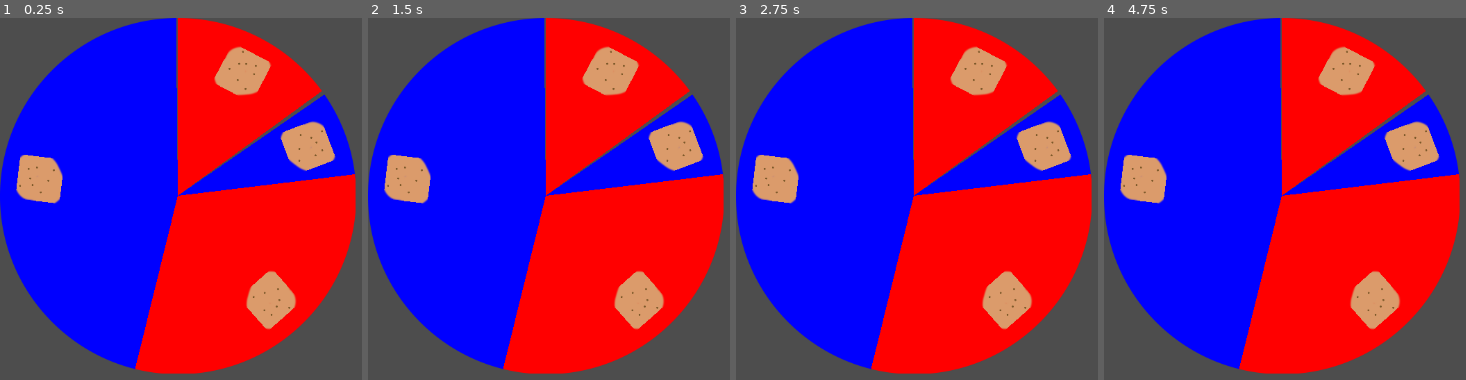
Above: before the commit, frames 1-4 (left to right).
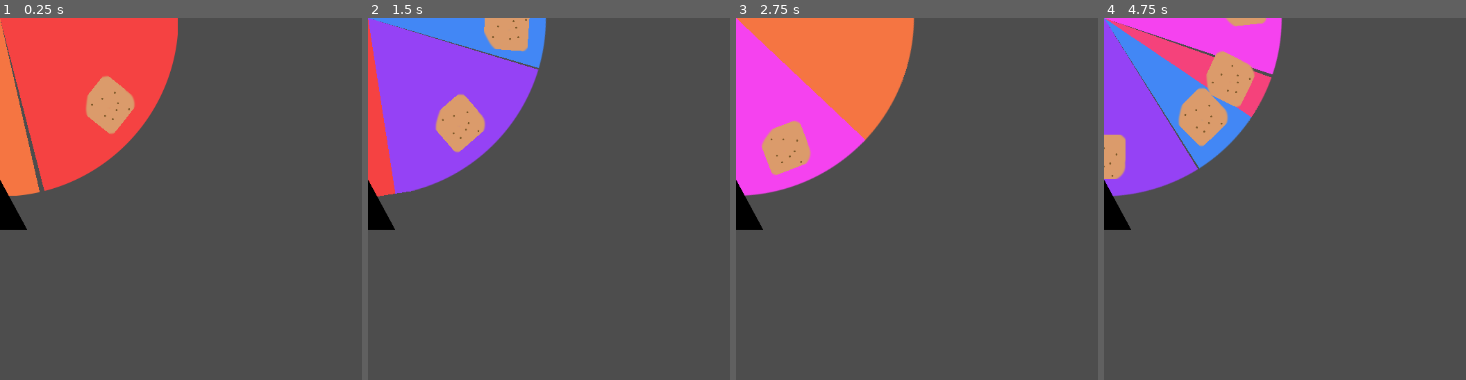
Above: after the commit, the same moments.

Repository: hypercube143/risk-it-for-the-biscuit
Game: Godot game, scene res://scenes/roulettewheel.tscn
The game is run twice, just before and just after one commit, with the same random seed, the same clock (stepped at 60 frames per second) and the same inputs. This scene is started directly instead of the project's main scene.
Inputs (mouse positions are in pixels of both pictures, inside the frame that each line leads up to):
- Up to frame 1 (0.25 s): no input
- Up to frame 2 (1.5 s): tap Enter at 0.5 s; move the mouse to (outside the picture) at 0.52 s; hold Up (ui_up) 0.53-1.28 s; tap Space at 1.25 s; move the mouse to (606, 264) at 1.27 s; hold Down (ui_down) from 1.28 s (still down)
- Up to frame 3 (2.75 s): move the mouse to (outside the picture) at 2.02 s; release Down (ui_down) at 2.03 s; hold Up (ui_up) from 2.03 s (still down)
- Up to frame 4 (4.75 s): move the mouse to (1462, 332) at 2.77 s; move the mouse to (outside the picture) at 3.52 s; release Up (ui_up) at 3.53 s; hold Down (ui_down) from 3.53 s (still down); move the mouse to (1263, 177) at 4.27 s

The runs differ from the first frame. In frame 1, 81% of the frame differs, in the area x 0-99%, y 0-99%; in frame 2, 81%; in frame 3, 81%; in frame 4, 81%.

Commit message:
cursor and custom colours added to roulette wheel

Diff:
--- a/scenes/roulettewheel.tscn
+++ b/scenes/roulettewheel.tscn
@@ -1,17 +1,20 @@
-[gd_scene load_steps=2 format=3 uid="uid://ct6343pkn5keu"]
+[gd_scene load_steps=3 format=3 uid="uid://ct6343pkn5keu"]
 
 [ext_resource type="Script" uid="uid://pchvwqv43uqa" path="res://scripts/roulettewheel.gd" id="1_mgffo"]
+[ext_resource type="Texture2D" uid="uid://bwdmqunn7rksx" path="res://assets/art/cookie sprites/cursor.png" id="2_mgffo"]
 
 [node name="roulettewheel" type="Control"]
 layout_mode = 3
-anchors_preset = 15
-anchor_right = 1.0
-anchor_bottom = 1.0
-offset_right = -640.0
-offset_bottom = -136.0
-grow_horizontal = 2
-grow_vertical = 2
+offset_right = 512.0
+offset_bottom = 512.0
+pivot_offset = Vector2(256, 256)
 script = ExtResource("1_mgffo")
 
-[node name="center" type="Node2D" parent="."]
-position = Vector2(256, 256)
+[node name="spinnystuff" type="Node2D" parent="."]
+
+[node name="center" type="Node2D" parent="spinnystuff"]
+
+[node name="cursor" type="Sprite2D" parent="."]
+position = Vector2(-1, 269)
+scale = Vector2(0.173828, 0.173828)
+texture = ExtResource("2_mgffo")
--- a/scripts/cookiedat.json
+++ b/scripts/cookiedat.json
@@ -1,9 +1,9 @@
 {
-	"1": {"name": "good cookie", "desc": "does good things", "icon": "res://assets/art/cookie sprites/cookietextureplaceholder.png"},
-	"2": {"name": "bad cookie", "desc": "does bad things, bad to the bone", "icon": "res://assets/art/cookie sprites/cookietextureplaceholder.png"},
-	"3": {"name": "bad cookie", "desc": "does bad things, bad to the bone", "icon": "res://assets/art/cookie sprites/cookietextureplaceholder.png"},
-	"4": {"name": "bad cookie", "desc": "does bad things, bad to the bone", "icon": "res://assets/art/cookie sprites/cookietextureplaceholder.png"},
-	"5": {"name": "bad cookie", "desc": "does bad things, bad to the bone", "icon": "res://assets/art/cookie sprites/cookietextureplaceholder.png"},
-	"6": {"name": "bad cookie", "desc": "does bad things, bad to the bone", "icon": "res://assets/art/cookie sprites/cookietextureplaceholder.png"},
+	"1": {"name": "good cookie", "desc": "does good things", "icon": "res://assets/art/cookie sprites/cookietextureplaceholder.png", "wheel_colour": "#4287f5"},
+	"2": {"name": "bad cookie", "desc": "does bad things, bad to the bone", "icon": "res://assets/art/cookie sprites/cookietextureplaceholder.png", "wheel_colour": "#9542f5"},
+	"3": {"name": "bad cookie", "desc": "does bad things, bad to the bone", "icon": "res://assets/art/cookie sprites/cookietextureplaceholder.png", "wheel_colour": "#f542ef"},
+	"4": {"name": "bad cookie", "desc": "does bad things, bad to the bone", "icon": "res://assets/art/cookie sprites/cookietextureplaceholder.png", "wheel_colour": "#f5427b"},
+	"5": {"name": "bad cookie", "desc": "does bad things, bad to the bone", "icon": "res://assets/art/cookie sprites/cookietextureplaceholder.png", "wheel_colour": "#f54242"},
+	"6": {"name": "bad cookie", "desc": "does bad things, bad to the bone", "icon": "res://assets/art/cookie sprites/cookietextureplaceholder.png", "wheel_colour": "#f57542"},
 	"": {"name": "", "desc": "", "icon": ""}
 }
--- a/scripts/global.gd
+++ b/scripts/global.gd
@@ -5,7 +5,7 @@
 
 var cookie_balance = 100
 
-var cookie_inventory = {"1": 2, "2": 1, "3": 4, "5": 6}
+var cookie_inventory = {"1": 2, "2": 5, "5": 6, "6": 10, "3": 4, "4": 1}
 
 func _ready() -> void:
 	# load cookie and shop dat
--- a/scripts/roulettewheel.gd
+++ b/scripts/roulettewheel.gd
@@ -1,7 +1,9 @@
 extends Control
 
 @onready var wheelmaptexture = preload("res://assets/art/roulettewheelmap.png")
-@onready var center = $center # for rotating the cookie sprites around when generating wheel
+@onready var spinnystuff = $spinnystuff
+@onready var center = $spinnystuff/center # for rotating the cookie sprites around when generating wheel
+@onready var cursor = $cursor
 
 var icon_scale = 0.25
 var icon_radius = 200
@@ -12,10 +14,15 @@
 
 func update_wheel():
 
+	cursor.z_index = 2
+
 	# cull any existing children >:D
-	var children = self.get_children()
+	var children = spinnystuff.get_children()
 	for child in children:
 		if child.name.begins_with("progbar_"):
+			child.queue_free()
+	for child in center.get_children():
+		if child.name.begins_with("prog_icon_"):
 			child.queue_free()
 
 	# iterate through inventory to render ratios of each cookie count via radial progress bars
@@ -33,11 +40,13 @@
 		var progbar = TextureProgressBar.new()
 		progbar.fill_mode = TextureProgressBar.FillMode.FILL_CLOCKWISE
 		progbar.texture_progress = wheelmaptexture
-		progbar.tint_progress = Color(255,0,0) if n % 2 == 0 else Color(0,0,255) # alternate
+		# progbar.tint_progress = Color(255,0,0) if n % 2 == 0 else Color(0,0,255) # alternate
+		progbar.tint_progress = Color(Global.cookiedat[cookie_key]['wheel_colour'])
 		progbar.value = percent
 		progbar.radial_initial_angle = start_angle
 		progbar.name = "progbar_" + str(n)
-		add_child(progbar)
+		progbar.position = Vector2(-256, -256)
+		spinnystuff.add_child(progbar)
 
 		# display icon
 		var icon_texture = load(Global.cookiedat[cookie_key]['icon'])
@@ -55,7 +64,14 @@
 		start_angle += 360 * ratio
 		n += 1
 
+func spin_wheel():
+	create_tween().tween_property(spinnystuff, "rotation", deg_to_rad(randf_range(360*2,360*3)), 4)\
+	.set_trans(Tween.TRANS_SINE)\
+	.set_ease(Tween.EASE_OUT)
+
 # Called every frame. 'delta' is the elapsed time since the previous frame.
 func _process(delta: float) -> void:
 	if Input.is_action_just_pressed("ui_down"):
-		print(get_local_mouse_position())
+		spin_wheel()
+	if Input.is_action_just_pressed("ui_up"):
+		rotation = 0
Binary file added: assets/art/cookie sprites/cursor.png
Not shown, added: assets/art/cookie sprites/cursor.png.import
